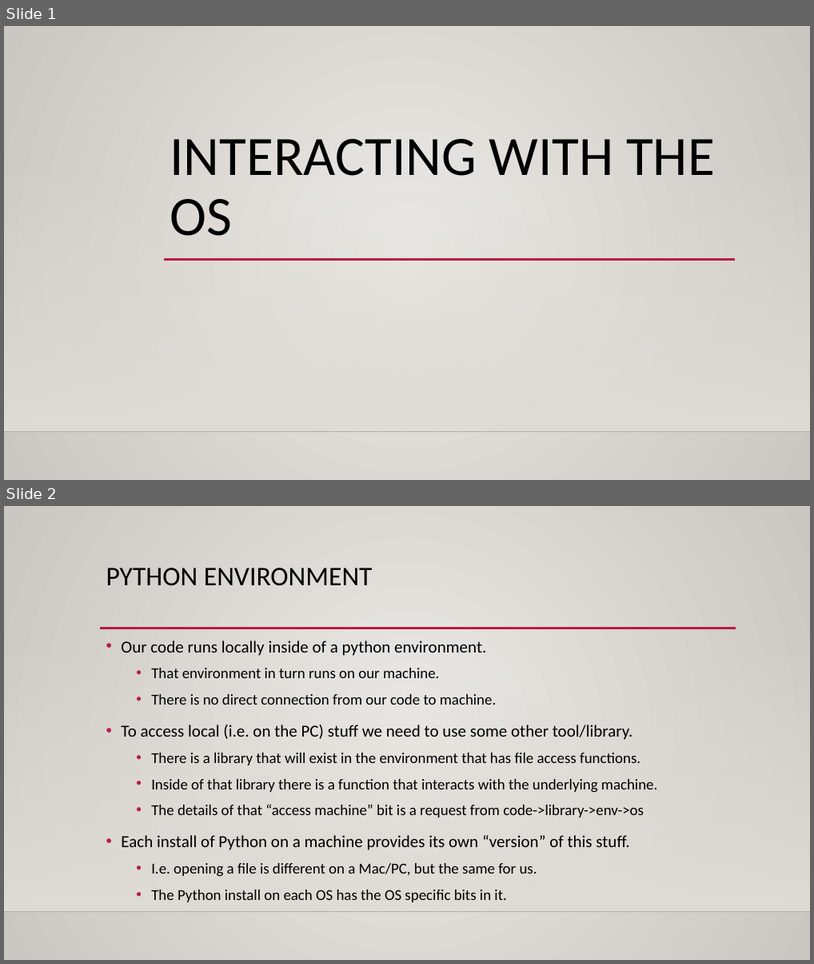
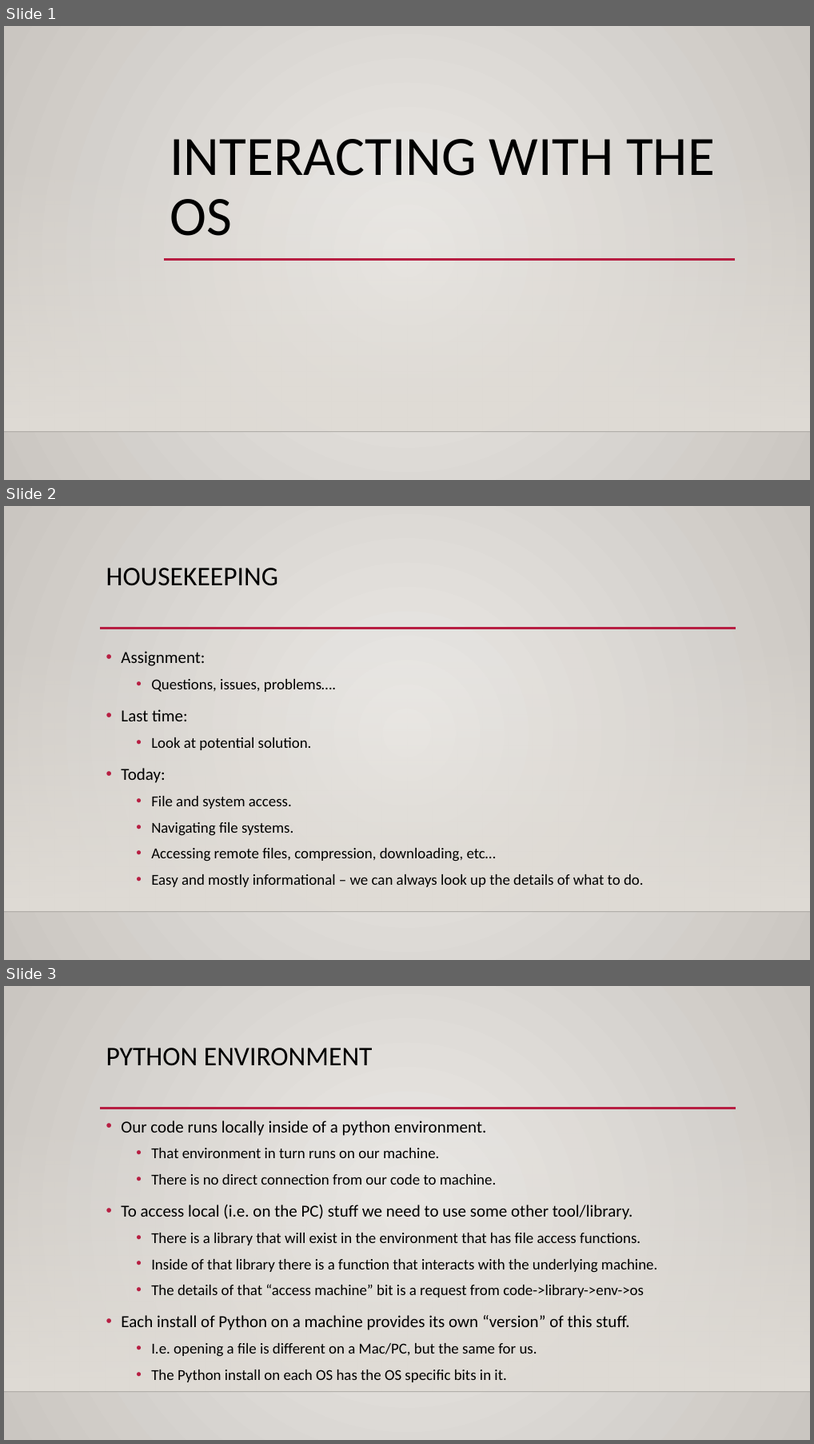
Before and after one commit to okohnkay/Programming_Basics_for_ML, a slide deck: course_material/slides/os_system.pptx. Shown one above the other, each under a label of ours: slides 1 and 2 before the commit, slides 1, 2 and 3 after it. The pictures are 814x964 and 814x1444 pixels, drawn with LibreOffice and Linux fonts; fonts in the diff are those of the drawing; background and template pictures are left out. Boxes give left, top, right and bottom in pixels: in the first picture for what was removed or moved away, otherwise in the second. Text is boxed around its words. In the diff, an @@ line names an element or a change of style, - is before the commit and + after.

Commit message:
update

```diff
--- a/course_material/slides/os_system.pptx
+++ b/course_material/slides/os_system.pptx
@@ slide 2 added at (x1=4, y1=506, x2=810, y2=960), background gradient #ECEAE7 to #CAC7C1; not listed: 3 template elements that a slide beside it also shows @@
@@ title added at (x1=106, y1=568, x2=278, y2=586), 32 pt, text #000000 @@
+HOUSEKEEPING
@@ text added at (x1=121, y1=651, x2=644, y2=887), 18 pt, text #000000 @@
+• Assignment:
+  • Questions, issues, problems….
+• Last time:
+  • Look at potential solution.
+• Today:
+  • File and system access.
+  • Navigating file systems.
+  • Accessing remote files, compression, downloading, etc…
+  • Easy and mostly informational – we can always look up the details of what to do.
@@ what was slide 2 is now slide 3 @@
```
